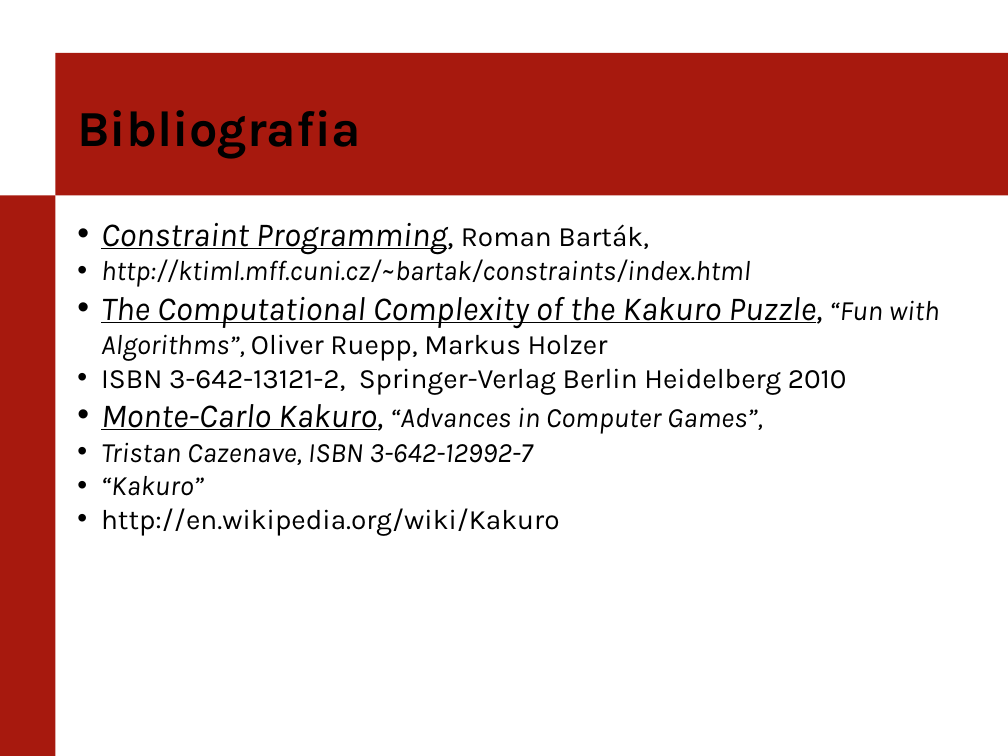
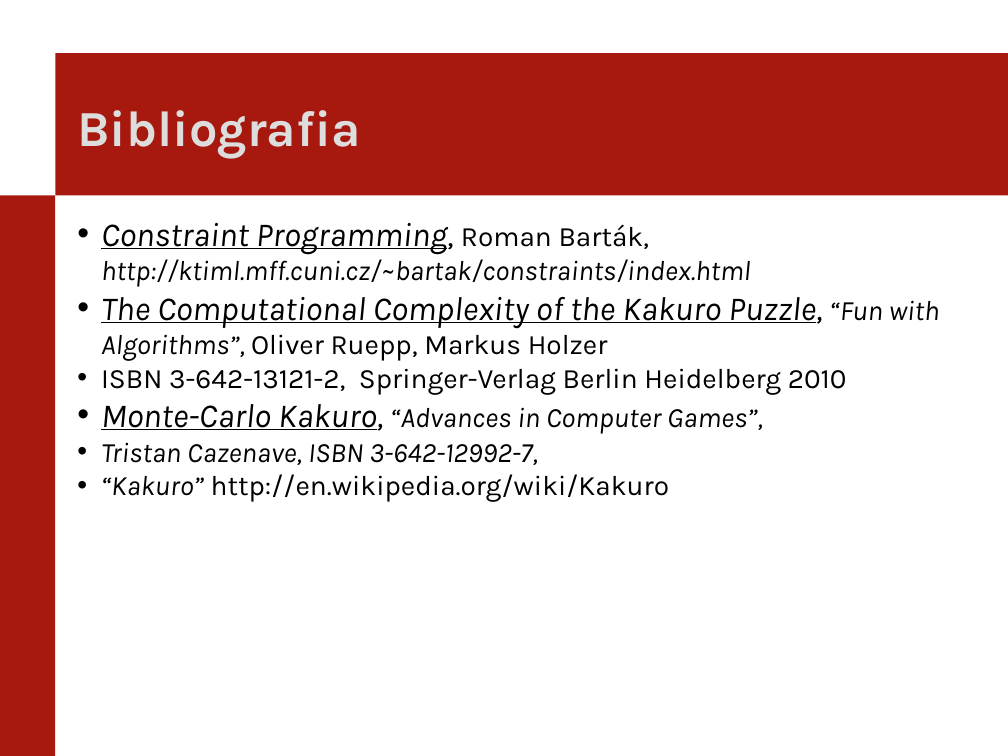
Before and after one commit to itomi/kakuro, a slide deck: slide 22 of Documentation/PierwszaPrezentacja.pptx (slide 9 before the commit). Drawn at 1008x756 pixels with LibreOffice and Linux fonts; fonts in the diff are those of the drawing; background and template pictures are left out. Boxes give left, top, right and bottom in pixels: in the first picture for what was removed or moved away, otherwise in the second. Text is boxed around its words. In the diff, an @@ line names an element or a change of style, - is before the commit and + after.

```diff
--- a/Documentation/PierwszaPrezentacja.pptx
+++ b/Documentation/PierwszaPrezentacja.pptx
@@ text "Bibliografia" at box(77, 110, 360, 159): text colour #000000 to #DDDDDD @@
@@ text at box(101, 223, 940, 465): text changed @@
-• Constraint Programming, Roman Barták,
-• http://ktiml.mff.cuni.cz/~bartak/constraints/index.html
-• The Computational Complexity of the Kakuro Puzzle, “Fun with Algorithms”, Oliver Ruepp, Markus Holzer
-  ISBN 3-642-13121-2, Springer-Verlag Berlin Heidelberg 2010
-• Monte-Carlo Kakuro, “Advances in Computer Games”,
-  Tristan Cazenave, ISBN 3-642-12992-7
+• Constraint Programming, Roman Barták, http://ktiml.mff.cuni.cz/~bartak/constraints/index.html
+• The Computational Complexity of the Kakuro Puzzle, “Fun with Algorithms”, Oliver Ruepp, Markus Holzer
+• ISBN 3-642-13121-2, Springer-Verlag Berlin Heidelberg 2010
+• Monte-Carlo Kakuro, “Advances in Computer Games”,
+• Tristan Cazenave, ISBN 3-642-12992-7,
```
Also in this commit, not shown: 8 other slides changed, 13 slides added, 1 other file.
